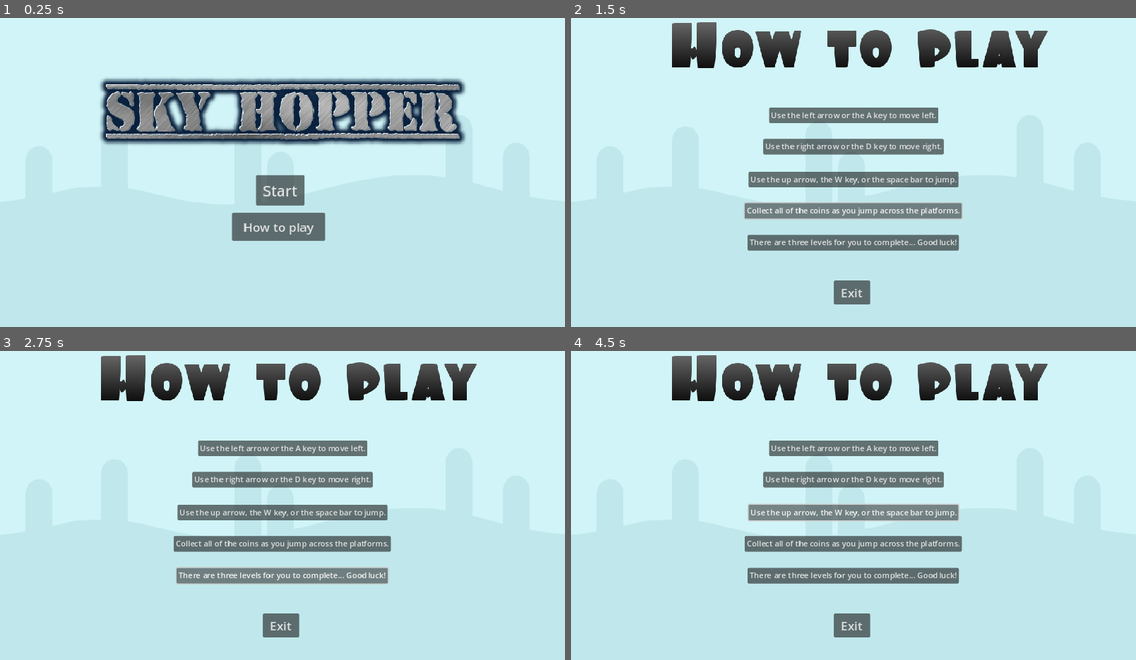
Above: before the commit, frames 1-4 (two rows, left to right).
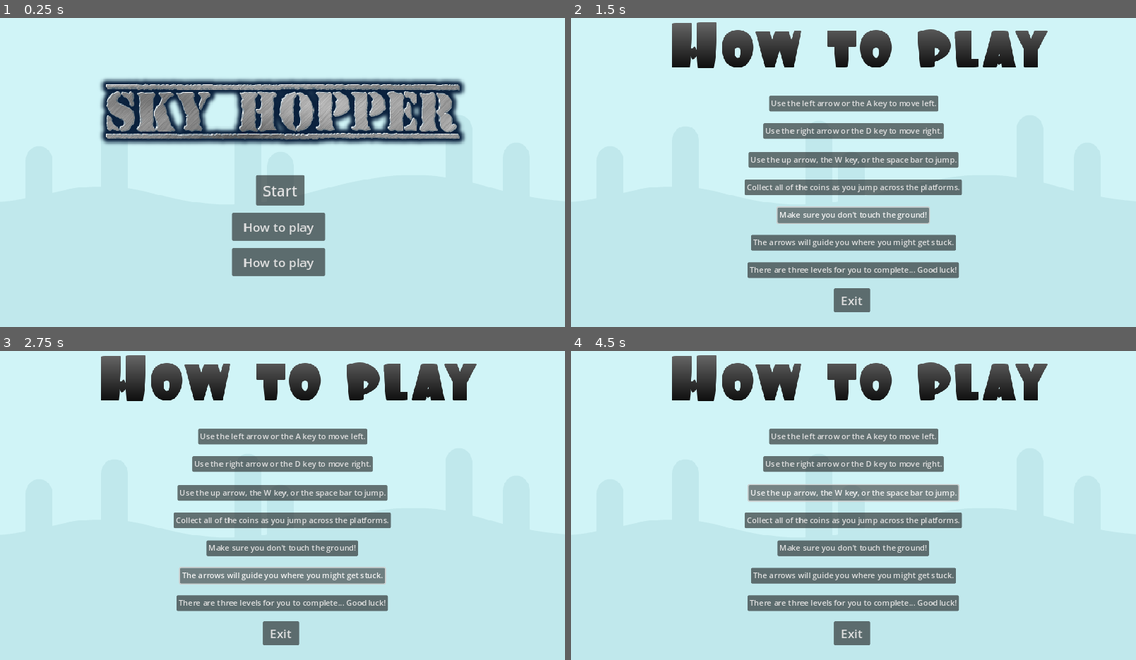
Above: after the commit, the same moments.

Repository: alisha356/Major-Project
Game: Godot game, scene res://main_menu.tscn
The game is run twice, just before and just after one commit, with the same random seed, the same clock (stepped at 60 frames per second) and the same inputs.
Inputs (mouse positions are in pixels of both pictures, inside the frame that each line leads up to):
- Up to frame 1 (0.25 s): no input
- Up to frame 2 (1.5 s): click "How to play" at 0.5 s; click (853, 215) at 1.25 s, where only the run after the commit has a clickable "Make sure you don't touch the…"
- Up to frame 3 (2.75 s): click (282, 576) at 2 s, where only the run after the commit has a clickable "The arrows will guide you whe…"
- Up to frame 4 (4.5 s): click "Use the left arrow or the A k…" at 2.75 s; click "Use the right arrow or the D …" at 3.5 s; click "Use the up arrow, the W key, …" at 4.25 s

The runs differ from the first frame. In frame 1, 1.5% of the frame differs, in the area x 41-58%, y 74-84%; in frame 2, 14%, in the area x 30-70%, y 25-96%; in frame 3, 14%; in frame 4, 14%.

Commit message:
Clarification
I added a couple of sentences to the how-to page clarifying that the arrows are a guide and that you shouldn't touch the ground.

Diff:
--- a/how_to.tscn
+++ b/how_to.tscn
@@ -21,44 +21,58 @@
 
 [node name="Left" type="Button" parent="."]
 offset_left = 404.0
-offset_top = 201.0
+offset_top = 177.0
 offset_right = 749.0
-offset_bottom = 232.0
+offset_bottom = 208.0
 text = "Use the left arrow or the A key to move left."
 
 [node name="RIght" type="Button" parent="."]
 offset_left = 392.0
-offset_top = 265.0
+offset_top = 233.0
 offset_right = 760.0
-offset_bottom = 296.0
+offset_bottom = 264.0
 text = "Use the right arrow or the D key to move right."
 
 [node name="Jump" type="Button" parent="."]
 offset_left = 362.0
-offset_top = 332.0
+offset_top = 292.0
 offset_right = 790.0
-offset_bottom = 363.0
+offset_bottom = 323.0
 text = "Use the up arrow, the W key, or the space bar to jump."
 
 [node name="Goal" type="Button" parent="."]
 offset_left = 354.0
-offset_top = 396.0
+offset_top = 348.0
 offset_right = 797.0
-offset_bottom = 427.0
+offset_bottom = 379.0
 text = "Collect all of the coins as you jump across the platforms."
+
+[node name="Ground" type="Button" parent="."]
+offset_left = 421.0
+offset_top = 405.0
+offset_right = 730.0
+offset_bottom = 436.0
+text = "Make sure you don't touch the ground!"
+
+[node name="Arrows" type="Button" parent="."]
+offset_left = 367.0
+offset_top = 461.0
+offset_right = 785.0
+offset_bottom = 492.0
+text = "The arrows will guide you where you might get stuck."
 
 [node name="End" type="Button" parent="."]
 offset_left = 360.0
-offset_top = 461.0
+offset_top = 517.0
 offset_right = 791.0
-offset_bottom = 492.0
+offset_bottom = 548.0
 text = "There are three levels for you to complete... Good luck!"
 
 [node name="Exit" type="Button" parent="."]
 offset_left = 536.0
-offset_top = 554.0
+offset_top = 570.0
 offset_right = 610.0
-offset_bottom = 603.0
+offset_bottom = 619.0
 theme_override_font_sizes/font_size = 25
 text = "Exit"
 
--- a/main_menu.gd
+++ b/main_menu.gd
@@ -15,5 +15,5 @@
 	get_tree().change_scene_to_file("res://level_1.tscn")
 
 
-func _on_button_pressed():
+func _on_howto_pressed():
 	get_tree().change_scene_to_file("res://how_to.tscn")
--- a/main_menu.tscn
+++ b/main_menu.tscn
@@ -29,7 +29,7 @@
 [node name="Camera2D" type="Camera2D" parent="."]
 position = Vector2(576, 325)
 
-[node name="Button" type="Button" parent="."]
+[node name="How-to" type="Button" parent="."]
 offset_left = 473.0
 offset_top = 416.0
 offset_right = 663.0
@@ -37,5 +37,13 @@
 theme_override_font_sizes/font_size = 25
 text = "How to play"
 
+[node name="Levels" type="Button" parent="."]
+offset_left = 473.0
+offset_top = 488.0
+offset_right = 663.0
+offset_bottom = 545.0
+theme_override_font_sizes/font_size = 25
+text = "How to play"
+
 [connection signal="pressed" from="Start Button" to="." method="_on_start_button_pressed"]
-[connection signal="pressed" from="Button" to="." method="_on_button_pressed"]
+[connection signal="pressed" from="How-to" to="." method="_on_howto_pressed"]
